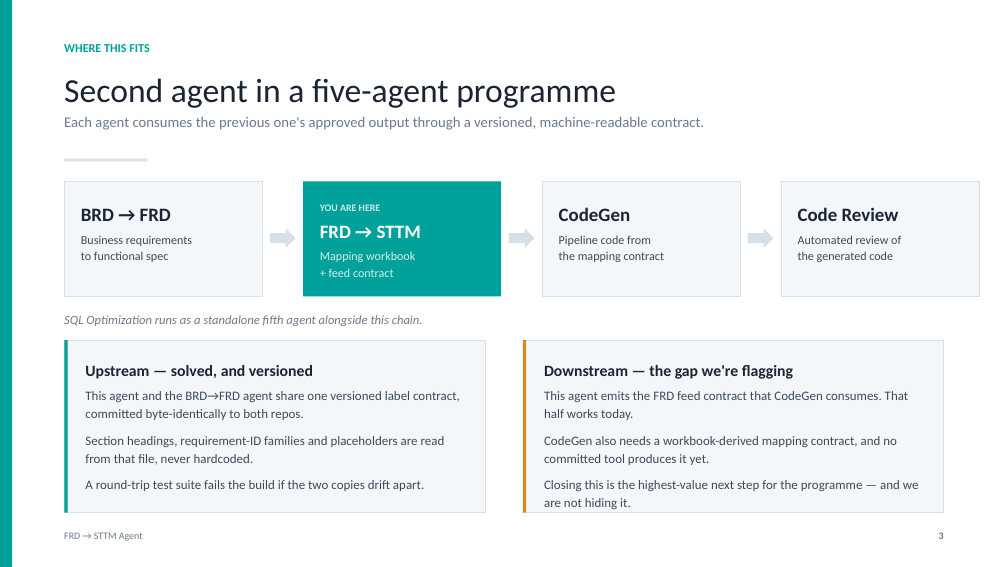
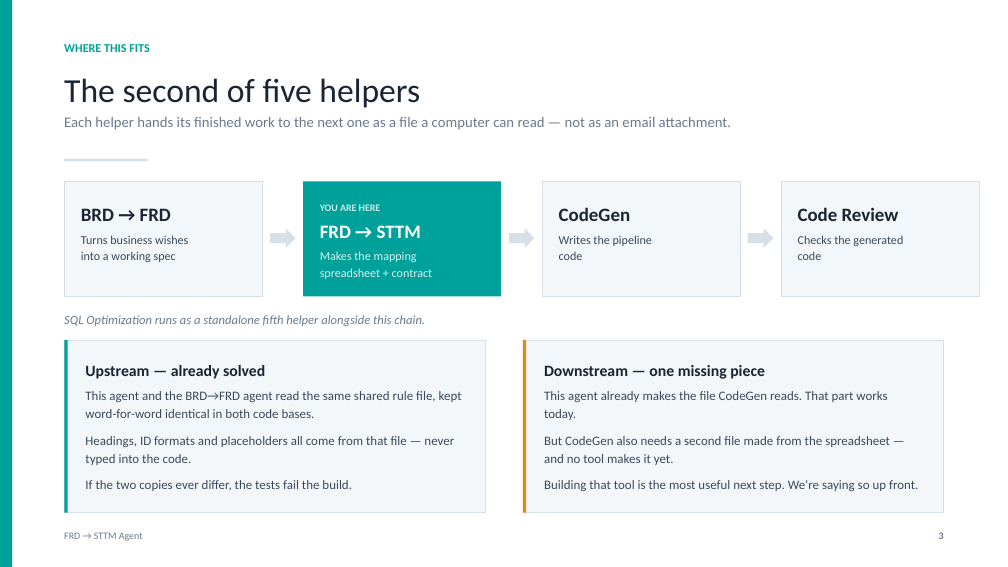
Before and after one commit to ArjunP4Hexaware/frd-to-sttm-agent-v2, a slide deck: slide 3 of docs/FRD_to_STTM_Agent_Demo.pptx. Drawn at 1008x567 pixels with LibreOffice and Linux fonts; fonts in the diff are those of the drawing. Boxes give left, top, right and bottom in pixels: in the first picture for what was removed or moved away, otherwise in the second. Text is boxed around its words. In the diff, an @@ line names an element or a change of style, - is before the commit and + after.

```diff
--- a/docs/FRD_to_STTM_Agent_Demo.pptx
+++ b/docs/FRD_to_STTM_Agent_Demo.pptx
@@ text at <box>64,78,420,108</box>: text changed @@
-Second agent in a five-agent programme
+The second of five helpers
@@ text at <box>64,117,731,130</box>: text changed @@
-Each agent consumes the previous one's approved output through a versioned, machine-readable contract.
+Each helper hands its finished work to the next one as a file a computer can read — not as an email attachment.
@@ text at <box>81,235,188,262</box>: text changed @@
-Business requirements
-to functional spec
+Turns business wishes
+into a working spec
@@ text at <box>559,235,652,260</box>: text changed @@
-Pipeline code from
-the mapping contract
+Writes the pipeline
+code
@@ text at <box>798,235,903,260</box>: text changed @@
-Automated review of
-the generated code
+Checks the generated
+code
@@ text at <box>320,251,433,279</box>: text changed @@
-Mapping workbook
-+ feed contract
+Makes the mapping
+spreadsheet + contract
@@ text at <box>64,315,425,326</box>: text changed @@
-SQL Optimization runs as a standalone fifth agent alongside this chain.
+SQL Optimization runs as a standalone fifth helper alongside this chain.
@@ text at <box>85,365,265,379</box>: text changed @@
-Upstream — solved, and versioned
+Upstream — already solved
@@ text at <box>544,365,765,379</box>: text changed @@
-Downstream — the gap we're flagging
+Downstream — one missing piece
@@ text at <box>85,391,462,491</box>: text changed @@
-This agent and the BRD→FRD agent share one versioned label contract, committed byte-identically to both repos.
-Section headings, requirement-ID families and placeholders are read from that file, never hardcoded.
-A round-trip test suite fails the build if the two copies drift apart.
+This agent and the BRD→FRD agent read the same shared rule file, kept word-for-word identical in both code bases.
+Headings, ID formats and placeholders all come from that file — never typed into the code.
+If the two copies ever differ, the tests fail the build.
@@ text at <box>544,391,918,491</box>: text changed @@
-This agent emits the FRD feed contract that CodeGen consumes. That half works today.
-CodeGen also needs a workbook-derived mapping contract, and no committed tool produces it yet.
-Closing this is the highest-value next step for the programme — and we are not hiding it.
+This agent already makes the file CodeGen reads. That part works today.
+But CodeGen also needs a second file made from the spreadsheet — and no tool makes it yet.
+Building that tool is the most useful next step. We're saying so up front.
```
Also in this commit, not shown: 12 other slides changed, 1 other file.
